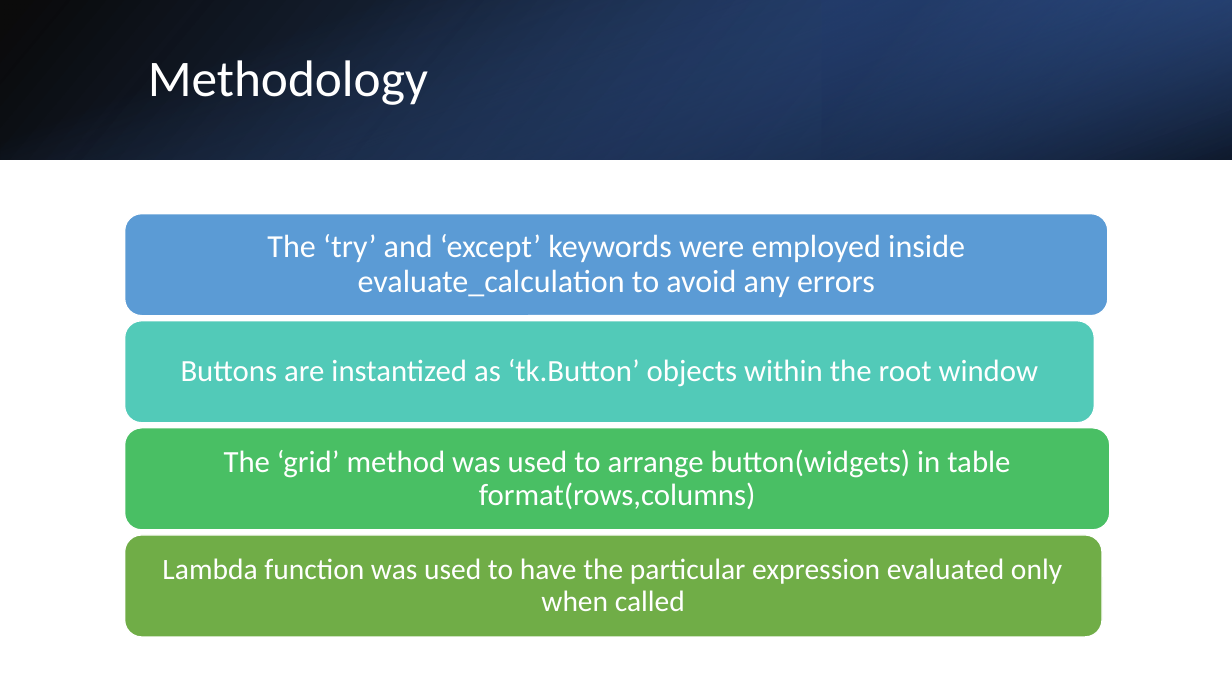
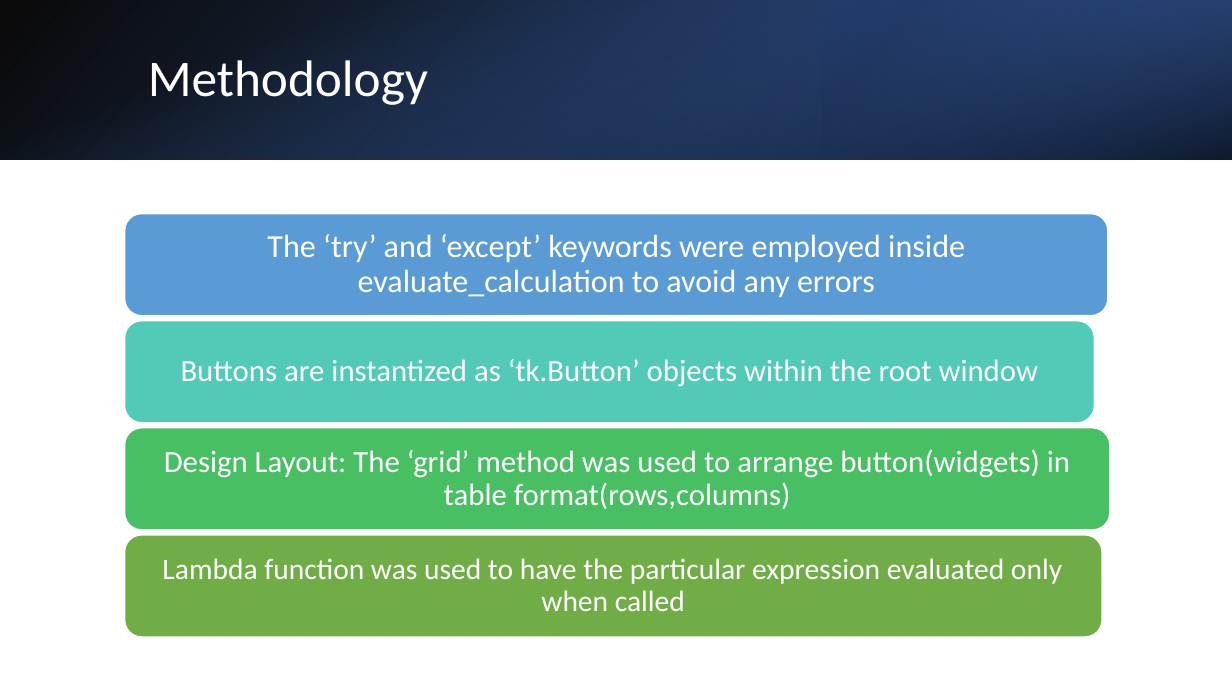
Before and after one commit to Gmahajan189/Project1, a slide deck: slide 6 of Project 1.pptx. Drawn at 1232x693 pixels with LibreOffice and Linux fonts; fonts in the diff are those of the drawing. Boxes give left, top, right and bottom in pixels: in the first picture for what was removed or moved away, otherwise in the second. Text is boxed around its words. In the diff, an @@ line names an element or a change of style, - is before the commit and + after.

```diff
--- a/Project 1.pptx
+++ b/Project 1.pptx
@@ text at (164, 449, 1070, 509): text changed @@
-The ‘grid’ method was used to arrange button(widgets) in table format(rows,columns)
+Design Layout: The ‘grid’ method was used to arrange button(widgets) in table format(rows,columns)
```
Also in this commit, not shown: 3 other slides changed.
